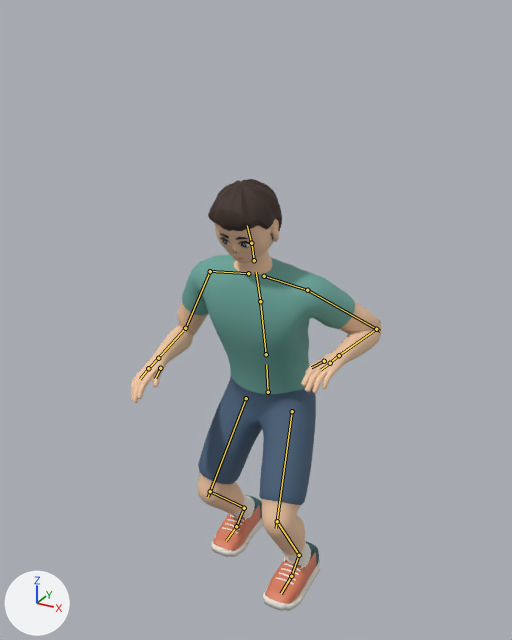
Two versions of the glTF model 籃球遊戲/public/models/athlete_game.glb, one commit apart.
Both versions are drawn from a camera (50 mm lens) standing at (1.039, -2.007, 2.011) and looking at (-0.006, -0.108, 1.062). Lighting does not change. The marker at lower left points along +X, +Y and +Z. The first picture is the older version. Both versions are drawn at frame 37 of the action 'Shoot'; the numbers are the values there. The bones that bend it are drawn over the model as lines.

The first picture shows 'Athlete'.
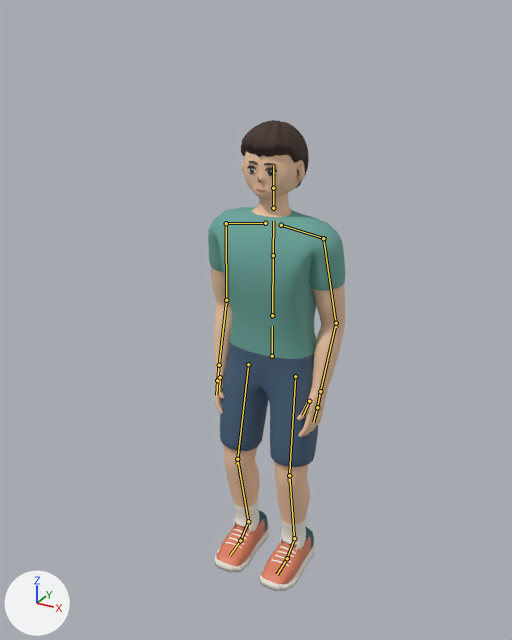
The change, as JSON lines over the scene's bpy script:
```json
{"block": "bone_hips", "where": "bone_hips = bpy.data.objects['AthleteRig'].pose.bones['hips']"}
{"op": "set", "path": "bone_hips.location", "old": "(0.0, -0.15, 0.03)", "new": "(0.0, -0.012, 0.0)"}
{"op": "set", "path": "bone_hips.rotation_quaternion", "old": "(0.999, 0.05, 0.0, 0.0)", "new": "(1.0, 0.0, 0.0, 0.0)", "note": "degrees (6, 0, 0) -> degrees (0, 0, 0)"}
{"block": "bone_spine", "where": "bone_spine = bpy.data.objects['AthleteRig'].pose.bones['spine']  # child of 'hips'"}
{"op": "set", "path": "bone_spine.rotation_quaternion", "old": "(0.999, 0.05, 0.0, 0.0)", "new": "(1.0, 0.0, 0.0, 0.0)", "note": "degrees (6, 0, 0) -> degrees (0, 0, 0)"}
{"block": "bone_chest", "where": "bone_chest = bpy.data.objects['AthleteRig'].pose.bones['chest']  # child of 'spine'"}
{"op": "set", "path": "bone_chest.rotation_quaternion", "old": "(1.0, 0.03, 0.0, 0.0)", "new": "(1.0, 0.0, 0.0, 0.0)", "note": "degrees (3, 0, 0) -> degrees (0, 0, 0)"}
{"block": "bone_head", "where": "bone_head = bpy.data.objects['AthleteRig'].pose.bones['head']  # child of 'neck'"}
{"op": "set", "path": "bone_head.rotation_quaternion", "old": "(0.996, 0.09, 0.0, 0.0)", "new": "(1.0, 0.01, 0.0, 0.0)", "note": "degrees (10, 0, 0) -> degrees (1, 0, 0)"}
{"block": "bone_upper_arm_l", "where": "bone_upper_arm_l = bpy.data.objects['AthleteRig'].pose.bones['upper_arm.L']  # child of 'shoulder.L'"}
{"op": "set", "path": "bone_upper_arm_l.rotation_quaternion", "old": "(0.874, -0.364, -0.113, 0.301)", "new": "(0.749, -0.655, 0.0, 0.105)", "note": "degrees (-45, 1, 38) -> degrees (-82, 8, 9)"}
{"block": "bone_forearm_l", "where": "bone_forearm_l = bpy.data.objects['AthleteRig'].pose.bones['forearm.L']  # child of 'upper_arm.L'"}
{"op": "set", "path": "bone_forearm_l.rotation_quaternion", "old": "(-0.339, -0.186, -0.255, 0.886)", "new": "(-0.938, 0.068, -0.264, 0.213)", "note": "degrees (-22, 30, -144) -> degrees (-16, 28, -29)"}
{"block": "bone_upper_arm_r", "where": "bone_upper_arm_r = bpy.data.objects['AthleteRig'].pose.bones['upper_arm.R']  # child of 'shoulder.R'"}
{"op": "set", "path": "bone_upper_arm_r.rotation_quaternion", "old": "(0.855, -0.505, 0.111, -0.04)", "new": "(0.749, -0.655, 0.0, -0.105)", "note": "degrees (-62, 9, -11) -> degrees (-82, -8, -9)"}
{"block": "bone_forearm_r", "where": "bone_forearm_r = bpy.data.objects['AthleteRig'].pose.bones['forearm.R']  # child of 'upper_arm.R'"}
{"op": "set", "path": "bone_forearm_r.rotation_quaternion", "old": "(0.517, 0.225, -0.371, 0.738)", "new": "(0.938, -0.068, -0.264, 0.213)", "note": "degrees (-27, -46, 121) -> degrees (-16, -28, 29)"}
{"block": "bone_hand_r", "where": "bone_hand_r = bpy.data.objects['AthleteRig'].pose.bones['hand.R']  # child of 'forearm.R'"}
{"op": "set", "path": "bone_hand_r.rotation_quaternion", "old": "(0.99, -0.087, 0.057, -0.095)", "new": "(1.0, 0.0, 0.0, 0.0)", "note": "degrees (-11, 6, -12) -> degrees (0, 0, 0)"}
{"block": "bone_thigh_l", "where": "bone_thigh_l = bpy.data.objects['AthleteRig'].pose.bones['thigh.L']  # child of 'hips'"}
{"op": "set", "path": "bone_thigh_l.rotation_quaternion", "old": "(0.93, -0.356, -0.005, -0.089)", "new": "(0.998, -0.066, 0.0, -0.009)", "note": "degrees (-42, -4, -9) -> degrees (-8, 0, -1)"}
{"block": "bone_shin_l", "where": "bone_shin_l = bpy.data.objects['AthleteRig'].pose.bones['shin.L']  # child of 'thigh.L'"}
{"op": "set", "path": "bone_shin_l.rotation_quaternion", "old": "(0.837, 0.542, 0.02, 0.075)", "new": "(0.99, 0.137, -0.001, 0.015)", "note": "degrees (66, -3, 8) -> degrees (16, 0, 2)"}
{"block": "bone_foot_l", "where": "bone_foot_l = bpy.data.objects['AthleteRig'].pose.bones['foot.L']  # child of 'shin.L'"}
{"op": "set", "path": "bone_foot_l.rotation_quaternion", "old": "(0.967, -0.254, -0.002, 0.001)", "new": "(0.997, -0.072, 0.006, -0.004)", "note": "degrees (-29, 0, 0) -> degrees (-8, 1, -1)"}
{"block": "bone_thigh_r", "where": "bone_thigh_r = bpy.data.objects['AthleteRig'].pose.bones['thigh.R']  # child of 'hips'"}
{"op": "set", "path": "bone_thigh_r.rotation_quaternion", "old": "(0.968, -0.237, 0.005, 0.088)", "new": "(0.998, -0.066, 0.0, 0.009)", "note": "degrees (-27, 3, 10) -> degrees (-8, 0, 1)"}
{"block": "bone_shin_r", "where": "bone_shin_r = bpy.data.objects['AthleteRig'].pose.bones['shin.R']  # child of 'thigh.R'"}
{"op": "set", "path": "bone_shin_r.rotation_quaternion", "old": "(0.844, 0.529, -0.03, -0.081)", "new": "(0.99, 0.137, 0.001, -0.015)", "note": "degrees (64, 2, -10) -> degrees (16, 0, -2)"}
{"block": "bone_foot_r", "where": "bone_foot_r = bpy.data.objects['AthleteRig'].pose.bones['foot.R']  # child of 'shin.R'"}
{"op": "set", "path": "bone_foot_r.rotation_quaternion", "old": "(0.933, -0.359, -0.005, 0.003)", "new": "(0.997, -0.072, -0.006, 0.004)", "note": "degrees (-42, 0, 1) -> degrees (-8, -1, 1)"}
```

Changed parts and their boxes [x1, y1, x2, y2] in the pictures (512 x 640 px):
```json
{"object": "Athlete", "change": "posed", "before": [131, 179, 381, 611], "after": [208, 120, 346, 591], "on screen": "45% narrower, 9% taller"}
{"bone": "hips", "before": "(268, 392) to (266, 364)", "after": "(272, 356) to (272, 326)"}
{"bone": "spine", "before": "(266, 354) to (260, 298)", "after": "(272, 315) to (273, 252)"}
{"bone": "chest", "before": "(260, 301) to (256, 272)", "after": "(273, 255) to (273, 221)"}
{"bone": "head", "before": "(251, 243) to (247, 225)", "after": "(273, 188) to (273, 166)"}
{"bone": "upper_arm.L", "before": "(307, 290) to (380, 331)", "after": "(323, 238) to (336, 327)"}
{"bone": "forearm.L", "before": "(376, 329) to (336, 357)", "after": "(336, 323) to (319, 395)"}
{"bone": "upper_arm.R", "before": "(210, 271) to (184, 331)", "after": "(226, 223) to (226, 304)"}
{"bone": "forearm.R", "before": "(185, 328) to (156, 360)", "after": "(226, 300) to (218, 369)"}
{"bone": "hand.R", "before": "(158, 358) to (149, 367)", "after": "(219, 365) to (217, 379)"}
{"bone": "thigh.L", "before": "(292, 411) to (276, 528)", "after": "(295, 376) to (289, 481)"}
{"bone": "shin.L", "before": "(277, 521) to (300, 557)", "after": "(289, 475) to (294, 541)"}
{"bone": "foot.L", "before": "(299, 555) to (291, 577)", "after": "(294, 538) to (286, 559)"}
{"bone": "thigh.R", "before": "(246, 398) to (208, 497)", "after": "(248, 364) to (237, 464)"}
{"bone": "shin.R", "before": "(210, 491) to (246, 508)", "after": "(237, 459) to (249, 524)"}
{"bone": "foot.R", "before": "(244, 508) to (236, 527)", "after": "(248, 521) to (240, 541)"}
```
